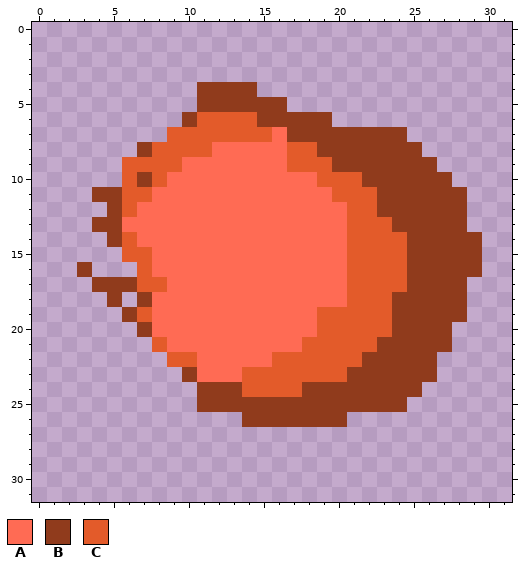
One commit to this pixel-art sprite: images/fireball-sheet0.png. That is the earlier state.
The file is 32x32 pixels.
Palette (. is transparent): A #ff6b54  B #903b1c  C #e35b2a
Pixels before, first column x 3:
 4 ........BBBB...............
 5 ........BBBBBB.............
 6 .......BCCCCBBBBB..........
 7 ......CCCCCCCABBBBBBBB.....
 8 ....BCCCCAAAAACCBBBBBBB....
 9 ...CCCCAAAAAAACCCBBBBBBB...
10 ...CBCAAAAAAAAAACCCBBBBBB..
11 .BBCCAAAAAAAAAAAACCCBBBBBB.
12 ..BCAAAAAAAAAAAAAACCBBBBBB.
13 .BBAAAAAAAAAAAAAAACCCBBBBB.
14 ..BCAAAAAAAAAAAAAACCCCBBBBB
15 ...CCAAAAAAAAAAAAACCCCBBBBB
16 B...CAAAAAAAAAAAAACCCCBBBBB
17 .BBBCCAAAAAAAAAAAACCCCBBBB.
18 ..B.BAAAAAAAAAAAAACCCBBBBB.
19 ...BCAAAAAAAAAAACCCCCBBBBB.
20 ....BAAAAAAAAAAACCCCCBBBB..
21 .....CAAAAAAAAACCCCCBBBBB..
22 ......CCAAAAACCCCCCBBBBB...
23 .......BAAACCCCCCCBBBBBB...
24 ........BBBCCCCBBBBBBBB....
25 ........BBBBBBBBBBBBBB.....
26 ...........BBBBBBB.........
After the commit:
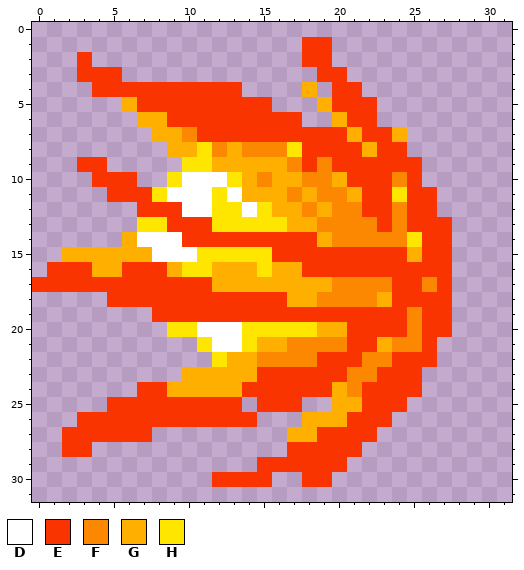
Colours new in this view: D #ffffff  E #f93400  F #fb8800  G #feaf00  H #ffe600
Difference:
Changed rows in their new state; - is an unchanged pixel.
first column x 0:
 1 ------------------EE----------
 2 ---E--------------EE----------
 3 ---EEE-------------EE---------
 4 ----EEEEEEEEEE.---G-EE--------
 5 ------GEEEEEEEEE.--GEEE-------
 6 -------GGEEEEEEEEE..GEE-------
 7 --------GGFEEEEEEEEEEGEEG-----
 8 -------..GGHFGFFFHEEEEGEE.----
 9 ---EE-....HHGGGGGFEFEEEEEE.---
10 ----EEE..HDDDHGFGGFFGEEEFE..--
11 ----.EEEHDDDHDGGGFGFFGEEHEE..-
12 -----..EEEDDHHDHGGFGFFEEFEE..-
13 ----...HHEEEHHHHHGGFFFFEFEEE.-
14 -----.GDDDEEEEEEEEEGFFFFFHEE..
15 --GGGGGGDDDHHHHHEEEEEEEEEGEE..
16 -EEEGGEEEGHHGGGHGGEEEEEEEEEE..
17 EEEEEEEEEEEEGGGGGGGGFFFFEEFE.-
18 -----EEEEEEEEEEEEGGFFFFGEEEE.-
19 ------..EEEEEEEEEEEEEEEEEFEE.-
20 -------..HHDDDHHHHHGGEEEEFEE--
21 --------...HDDHGGFFFFEEGFFE.--
22 ---------...HGGFFFFEEEFFEEE---
23 ----------GGGGGEEEEEEFFEEE.---
24 -------EEGGGGGEEEEEEGFEEEE----
25 -----EEEEEEEEE.EEE..GGEEE-----
26 ---EEEEEEEEEEEE...GGGEEE------
27 --EEEEEE---------GGEEEE-------
28 --EE-------------EEEEE--------
29 ---------------EEEEEE---------
30 ------------EEEE--EE----------
